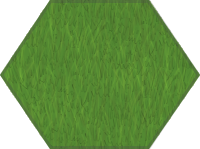
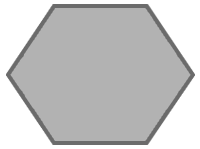
Layered file, before and after one edit (200x149). Changes by layer:
hid "Obramowanie" over [0, 0, 200, 149]
added layer "Pustka copy 3" (40%) above "Pustka copy 2" over [6, 4, 195, 145]
added layer "Pustka copy 2" (30%) above "Pustka" over [6, 4, 195, 145]
hid "Ciemna trawa - 2" over [6, 0, 196, 149]
hid "Ciemna trawa - 1" over [0, 0, 200, 149]
hid "Ciemna trawa - 0", painted on it over [0, 0, 200, 149]
